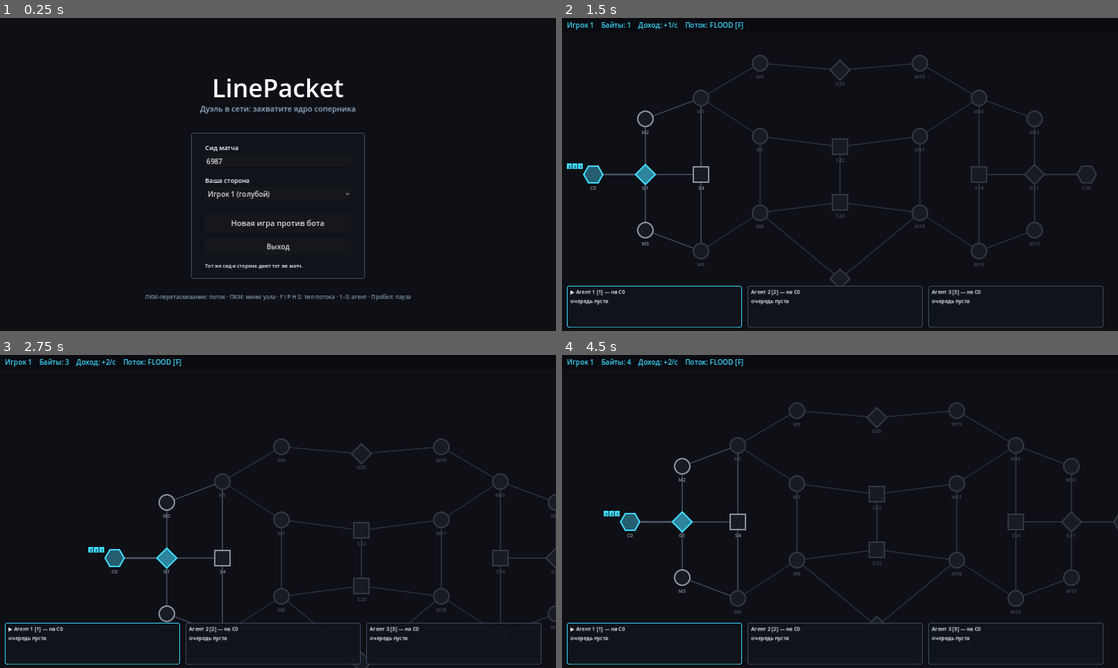
Above: before the commit, frames 1-4 (two rows, left to right).
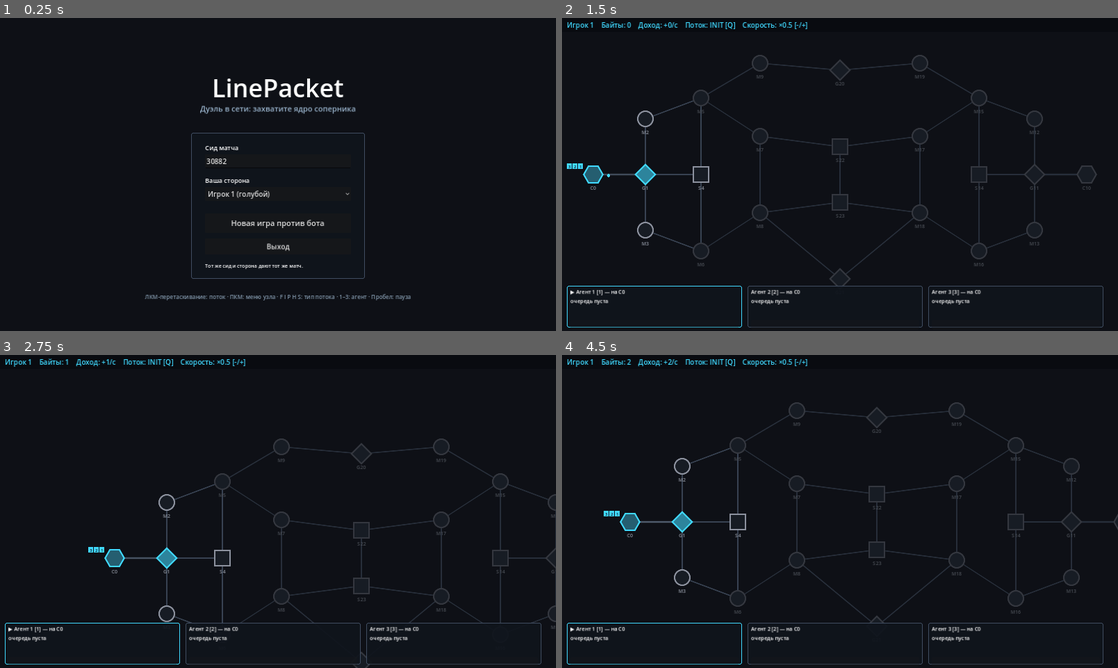
Above: after the commit, the same moments.

Repository: Todyas/LinePacket
Game: Godot game, scene res://view/menu.tscn
The game is run twice, just before and just after one commit, with the same random seed, the same clock (stepped at 60 frames per second) and the same inputs.
Inputs (mouse positions are in pixels of both pictures, inside the frame that each line leads up to):
- Up to frame 1 (0.25 s): no input
- Up to frame 2 (1.5 s): click "Новая игра против бота" at 0.5 s; tap Enter at 1.25 s; move the mouse to (962, 158) at 1.27 s; hold W from 1.28 s (still down); tap Q at 1.35 s; click (962, 158) at 1.42 s
- Up to frame 3 (2.75 s): tap Space at 1.52, 1.82 s; tap T at 1.55 s; release W at 2 s; drag from (166, 527) to (250, 574) at 2.02 s
- Up to frame 4 (4.5 s): tap Space at 2.75 s; move the mouse to (895, 442) at 2.77 s; hold W 2.78-3.5 s; tap R at 2.85 s; click (895, 442) at 2.92 s; tap E at 3.05 s; click "Продолжить (Пробел / Esc)" at 3.5 s; tap Enter at 4.25 s; drag from (812, 574) to (673, 464) at 4.27 s

The runs differ from the first frame. In frame 1, less than 0.1% of the frame differs, in the area x 37-41%, y 44-47%; in frame 2, 0.2%, in the area x 8-45%, y 1-51%; in frame 3, 0.2%; in frame 4, 0.2%.

Commit message:
Правки после первой игры: бот не лезет на чужую половину, клавиши QWERT, скорость, кольцевое меню

Diff:
--- a/ai/bot.gd
+++ b/ai/bot.gd
@@ -12,6 +12,7 @@
 var _threat: Dictionary = {}          # узел -> тик последней атаки по логу IDS
 var _last_scan: int = -100000
 var _dist_to_enemy_core: PackedInt32Array = PackedInt32Array()
+var _dist_to_my_core: PackedInt32Array = PackedInt32Array()
 var _enemy_core: int = -1
 var _started_attack: bool = false
 var _flow_since: Dictionary = {}      # id потока -> тик, когда бот впервые его увидел
@@ -27,7 +28,9 @@
 		if c != view.my_core():
 			_enemy_core = c
 	_dist_to_enemy_core.resize(view.node_count())
+	_dist_to_my_core.resize(view.node_count())
 	for n in view.node_count():
+		_dist_to_my_core[n] = view.hops(n, view.my_core())
 		_dist_to_enemy_core[n] = view.hops(n, _enemy_core) if _enemy_core >= 0 else 0
 
 ## Вызывается каждый тик; думает раз в think_ticks, со сдвигом по номеру игрока.
@@ -267,6 +270,9 @@
 			continue
 		if _skip_until.has(n) and v.tick() < int(_skip_until[n]):
 			continue
+		# Нейтралов на чужой половине карты не трогаем: бот тянется к врагу, но не лезет ему под нос.
+		if _dist_to_my_core[n] + int(prof["expand_enemy_gap"]) > _dist_to_enemy_core[n]:
+			continue
 		var src: int = _nearest_mine(mine, n)
 		if src < 0 or v.hops(src, n) > int(prof["expand_hops"]):
 			continue
--- a/defs/defs.gd
+++ b/defs/defs.gd
@@ -296,6 +296,10 @@
 const ACTIVATE_DISABLE_SOFT_TICKS: int = 400
 enum ActivateMode { TAKEOVER, DISABLE_SOFT }
 
+## --- Скорость игры (вид, не sim): доля реального времени, с которой идут тики ---
+const GAME_SPEEDS_PERCENT: Array = [25, 50, 100, 200]
+const GAME_SPEED_DEFAULT_INDEX: int = 1
+
 ## --- Бот (S7) ---
 
 ## Характер бота: числа поведения. Один уровень сложности.
@@ -307,6 +311,7 @@
 	"max_init_flows": 2,        # одновременных захватов нейтралов
 	"base_nodes": 4,            # сколько узлов держит без шлюзов
 	"nodes_per_gateway": 4,     # и сколько прибавляет на каждый шлюз
+	"expand_enemy_gap": 1,      # нейтрал берётся, только если он ближе к своему ядру, чем к вражескому, на столько хопов
 	"expand_hops": 2,           # насколько далеко от своих узлов тянется захват
 	"toward_enemy": 6,          # тяга расширения к чужому ядру (за хоп до него)
 	"scan_interval_s": 15,      # пауза между сканами
--- a/tests/test_bot.gd
+++ b/tests/test_bot.gd
@@ -96,11 +96,11 @@
 	# Оба бьют INIT в один нейтрал с равной скоростью: шкалы гасят друг друга. Бот должен уступить.
 	var w: World = TestMaps.build({
 		"name": "dispute", "players": 2,
-		"nodes": [TestMaps.node(0, "core", 0, 0, 0), TestMaps.node(1, "machine", 300, 0), TestMaps.node(2, "core", 600, 0, 1)],
-		"links": [TestMaps.link(0, 1), TestMaps.link(1, 2)],
+		"nodes": [TestMaps.node(0, "core", 0, 0, 0), TestMaps.node(1, "machine", 300, 0), TestMaps.node(2, "machine", 600, 0), TestMaps.node(3, "core", 900, 0, 1)],
+		"links": [TestMaps.link(0, 1), TestMaps.link(1, 2), TestMaps.link(2, 3)],
 	})
 	var bot := Bot.new(BotView.new(w, 0), 1)
-	w.submit(Command.start_flow(1, 0, 2, 1, Defs.PacketType.INIT, 12))
+	w.submit(Command.start_flow(1, 0, 3, 1, Defs.PacketType.INIT, 12))
 	for i in 20 * 25:
 		bot.act()
 		w.step()
--- a/tests/test_view_s2.gd
+++ b/tests/test_view_s2.gd
@@ -32,12 +32,12 @@
 	ic.world = TestMaps.pair(200)
 	ic.camera = CameraCtl.new()
 	var ev := InputEventKey.new()
-	ev.keycode = KEY_I
+	ev.keycode = KEY_Q
 	ev.pressed = true
 	ic._on_key(ev)
 	check_eq(ic.flow_type, Defs.PacketType.INIT)
 	var ev2 := InputEventKey.new()
-	ev2.keycode = KEY_S
+	ev2.keycode = KEY_T
 	ev2.pressed = true
 	ic._on_key(ev2)
 	check_eq(ic.flow_type, Defs.PacketType.SCAN)
--- a/tests/test_view_s3.gd
+++ b/tests/test_view_s3.gd
@@ -73,7 +73,10 @@
 		kinds.append(it["label"])
 	check(" | ".join(kinds).contains("Захватить"), " | ".join(kinds))
 	check(" | ".join(kinds).contains("Флуд"))
-	check(RingMenu.items_for(w, 0, -1, 2).is_empty(), "без выбранного своего узла потоков в меню нет")
+	var no_src: Array[String] = []
+	for it in RingMenu.items_for(w, 0, -1, 2):
+		no_src.append(it["label"])
+	check(not " | ".join(no_src).contains("Захватить"), "без источника потоков в items_for нет; источник подбирает source_for")
 	check(RingMenu.items_for(w, 0, 1, -1).is_empty())
 
 func test_apply_ring_item_sends_commands() -> void:
@@ -86,6 +89,7 @@
 	ic.ring_target = 1
 	ic.apply_item({"label": "x", "kind": "task", "task": Defs.TaskKind.SET_KEYS, "arg": 0})
 	ic.ring_target = 2
+	ic.ring_source = 1
 	ic.apply_item({"label": "y", "kind": "flow", "flow_type": Defs.PacketType.INIT})
 	w.step()
 	check_eq(Agents.agent_of(w, 0, 2).queue.size(), 1)
--- a/tests/test_view_s4.gd
+++ b/tests/test_view_s4.gd
@@ -62,7 +62,7 @@
 	check(EndScreen.text_for(w, 1).contains("ПОБЕДА"))
 
 func test_hud_names_payload_mode() -> void:
-	check_eq(Hud.flow_type_name(Defs.PacketType.PAYLOAD), "PAYLOAD [P]")
+	check_eq(Hud.flow_type_name(Defs.PacketType.PAYLOAD), "PAYLOAD [E]")
 
 func test_attack_meters_and_end_screen_draw_without_errors() -> void:
 	var w: World = TestMaps.siege()
--- a/tests/test_view_s6.gd
+++ b/tests/test_view_s6.gd
@@ -45,11 +45,11 @@
 	ic.world = TestMaps.siege()
 	ic.camera = CameraCtl.new()
 	var ev := InputEventKey.new()
-	ev.keycode = KEY_H
+	ev.keycode = KEY_R
 	ev.pressed = true
 	ic._on_key(ev)
 	check_eq(ic.flow_type, Defs.PacketType.PAYLOAD_HIDDEN)
-	check_eq(Hud.flow_type_name(Defs.PacketType.PAYLOAD_HIDDEN), "СКРЫТЫЙ [H]")
+	check_eq(Hud.flow_type_name(Defs.PacketType.PAYLOAD_HIDDEN), "СКРЫТЫЙ [R]")
 	ic.camera.free()
 	ic.free()
 
--- a/tests/test_view_s8.gd
+++ b/tests/test_view_s8.gd
@@ -89,6 +89,7 @@
 	var main: Node = load("res://view/main.tscn").instantiate()
 	Engine.get_main_loop().root.add_child(main)
 	await Engine.get_main_loop().process_frame
+	main.set_speed_index(2)
 	check(not main.paused)
 	main.input_ctl._on_key(_key(KEY_SPACE))
 	check(main.paused, "пробел ставит паузу")
@@ -117,7 +118,7 @@
 	await Engine.get_main_loop().process_frame
 	main.set_paused(true)
 	var ev := InputEventKey.new()
-	ev.keycode = KEY_S
+	ev.keycode = KEY_T
 	ev.pressed = true
 	main.input_ctl._on_key(ev)
 	check(main.input_ctl.flow_type != Defs.PacketType.SCAN, "в паузе режимы не меняются")
@@ -127,6 +128,7 @@
 	var main: Node = load("res://view/main.tscn").instantiate()
 	Engine.get_main_loop().root.add_child(main)
 	await Engine.get_main_loop().process_frame
+	main.set_speed_index(2)
 	check(main.bot != null, "бот создан")
 	for i in 600:
 		main._process(0.05)
@@ -161,3 +163,73 @@
 	check(t.contains("2:05"), t)
 	check(t.contains("захватов 3"), t)
 	check(t.contains("заработано 77"), t)
+
+func test_speed_keys_scale_tick_rate() -> void:
+	var main: Node = load("res://view/main.tscn").instantiate()
+	Engine.get_main_loop().root.add_child(main)
+	await Engine.get_main_loop().process_frame
+	main.set_speed_index(2)
+	var t0: int = main.world.tick
+	for i in 20:
+		main._process(0.05)
+	var full: int = main.world.tick - t0
+	main.input_ctl._on_key(_key(KEY_MINUS))
+	check_eq(main.speed_percent, 50, "минус замедляет")
+	t0 = main.world.tick
+	for i in 20:
+		main._process(0.05)
+	var half: int = main.world.tick - t0
+	check(half * 2 <= full + 1 and half * 2 >= full - 1, "вдвое медленнее: %d против %d" % [half, full])
+	main.input_ctl._on_key(_key(KEY_EQUAL))
+	main.input_ctl._on_key(_key(KEY_EQUAL))
+	check_eq(main.speed_percent, 200)
+	main.input_ctl._on_key(_key(KEY_EQUAL))
+	check_eq(main.speed_percent, 200, "быстрее максимума не бывает")
+	check(Hud.text_for(main.world, 0, Defs.PacketType.FLOOD, 50).contains("×0.5"))
+	GameConfig.speed_index = Defs.GAME_SPEED_DEFAULT_INDEX
+	main.queue_free()
+
+func test_ring_menu_does_not_depend_on_selection() -> void:
+	# ПКМ по узлу даёт одно и то же, выбран ли какой-то узел левой кнопкой или нет.
+	var w: World = TestMaps.scout()
+	w.players[0].bank = 100
+	for tgt in w.nodes.size():
+		var a: Array[String] = []
+		var b: Array[String] = []
+		for item in RingMenu.items_for(w, 0, RingMenu.source_for(w, 0, -1, tgt), tgt):
+			a.append(item["label"])
+		for item in RingMenu.items_for(w, 0, RingMenu.source_for(w, 0, 0, tgt), tgt):
+			b.append(item["label"])
+		check(not a.is_empty(), "меню для узла %d не пустое" % tgt)
+		if tgt != 0:
+			check_eq(a, b, "узел %d" % tgt)
+
+func test_ring_menu_has_flow_items_without_selection() -> void:
+	var w: World = TestMaps.scout()
+	var src: int = RingMenu.source_for(w, 0, -1, 1)
+	check_eq(src, 0, "ближайший свой к цели")
+	var labels: Array[String] = []
+	for item in RingMenu.items_for(w, 0, src, 1):
+		labels.append(item["label"])
+	check(labels.any(func(l: String) -> bool: return l.begins_with("Захватить")), str(labels))
+
+func test_ring_menu_explains_empty_cases() -> void:
+	var w: World = TestMaps.scout()
+	var far: Array[Dictionary] = RingMenu.items_for(w, 0, 0, 3)
+	check(not far.is_empty())
+	var sw: World = TestMaps.diamond()
+	for item in RingMenu.items_for(w, 0, 0, 3):
+		check(Hints.ring_item(item) != "")
+	check(sw != null)
+
+func test_bot_does_not_expand_onto_enemy_half() -> void:
+	var w: World = MapLoader.load_file("res://maps/duel.json", 3)["world"]
+	var bot := Bot.new(BotView.new(w, 1), 3)
+	for i in 20 * 120:
+		bot.act()
+		w.step()
+	var mine_core: int = w.players[1].core_node
+	var their_core: int = w.players[0].core_node
+	for n in w.nodes:
+		if n.owner == 1:
+			check(Knowledge.hops(w, n.id, mine_core) < Knowledge.hops(w, n.id, their_core), "%s на чужой половине" % Names.node_label(n))
--- a/tools/flow_check.gd
+++ b/tools/flow_check.gd
@@ -30,6 +30,7 @@
 			print("FLOW FAIL: сцена матча не загрузилась")
 			quit(1)
 			return true
+		_main.set_speed_index(2)
 		_stage = 2
 	elif _stage == 2:
 		for i in 400:
--- a/view/end_screen.gd
+++ b/view/end_screen.gd
@@ -22,15 +22,17 @@
 	_label.add_theme_font_size_override("font_size", 22)
 	_panel.add_child(_label)
 	_button = Button.new()
-	_button.text = "Сыграть ещё раз"
+	_button.text = "Сыграть ещё раз (новый сид)"
 	_button.position = Vector2(60, 296)
-	_button.size = Vector2(220, 44)
-	_button.pressed.connect(func() -> void: get_tree().reload_current_scene())
+	_button.size = Vector2(240, 44)
+	_button.pressed.connect(func() -> void:
+		GameConfig.seed_value = GameConfig.fresh_seed()   # новый сид: бот каждый раз играет по-другому
+		get_tree().reload_current_scene())
 	_panel.add_child(_button)
 	_menu_button = Button.new()
 	_menu_button.text = "В главное меню"
-	_menu_button.position = Vector2(320, 296)
-	_menu_button.size = Vector2(220, 44)
+	_menu_button.position = Vector2(330, 296)
+	_menu_button.size = Vector2(240, 44)
 	_menu_button.pressed.connect(func() -> void: get_tree().change_scene_to_file("res://view/menu.tscn"))
 	_panel.add_child(_menu_button)
 	_panel.visible = false
--- a/view/game_config.gd
+++ b/view/game_config.gd
@@ -17,3 +17,12 @@
 		return fallback
 	var v: int = absi(t.to_int())
 	return clampi(v, 1, SEED_MAX)
+
+## Индекс скорости в Defs.GAME_SPEEDS_PERCENT; помнится между матчами.
+static var speed_index: int = Defs.GAME_SPEED_DEFAULT_INDEX
+
+## Случайный сид для нового матча. Вид и меню не входят в sim, здесь случайность допустима.
+static func fresh_seed() -> int:
+	var r := RandomNumberGenerator.new()
+	r.randomize()
+	return r.randi_range(1, 99999)
--- a/view/hints.gd
+++ b/view/hints.gd
@@ -63,6 +63,8 @@
 ## Подсказка к пункту кольцевого меню.
 static func ring_item(item: Dictionary) -> String:
 	match String(item.get("kind", "")):
+		"info":
+			return String(item.get("hint", ""))
 		"task":
 			return task(int(item["task"]), int(item.get("arg", 0)))
 		"flow":
@@ -79,7 +81,7 @@
 	var lines: Array[String] = []
 	var lvl: int = Knowledge.level(w, viewer, node_id) if viewer >= 0 else Knowledge.Level.OBSERVED
 	if lvl == Knowledge.Level.SILHOUETTE:
-		return "%s: %s\nНеизвестно. Скан (клавиша S) покажет." % [Names.node_label(n), Names.node_type(n.type)]
+		return "%s: %s\nНеизвестно. Скан (клавиша T) покажет." % [Names.node_label(n), Names.node_type(n.type)]
 	var owner_id: int = Knowledge.owner_of(w, viewer, node_id) if viewer >= 0 else n.owner
 	lines.append("%s: %s, %s" % [Names.node_label(n), Names.node_type(n.type), Names.owner_name(owner_id)])
 	match n.type:
--- a/view/hover_tip.gd
+++ b/view/hover_tip.gd
@@ -68,7 +68,7 @@
 static func text_at(w: World, viewer: int, player: int, screen_pos: Vector2, world_pos: Vector2, zoom: float,
 		flow_type: int, selected_node: int) -> String:
 	if screen_pos.y < HUD_HEIGHT:
-		return "Тип потока для перетаскивания. Сменить: F, I, P, H, S.\n" + Hints.packet_type(flow_type)
+		return "Тип потока для перетаскивания. Сменить: Q W E R T.\n" + Hints.packet_type(flow_type)
 	if screen_pos.y >= AGENT_TOP:
 		var i: int = int((screen_pos.x - 14.0) / 520.0)
 		if i < 0 or i >= Defs.AGENTS_PER_PLAYER:
--- a/view/hud.gd
+++ b/view/hud.gd
@@ -6,6 +6,7 @@
 var world: World
 var player: int = 0
 var input_ctl: InputCtl
+var speed_percent: int = 100
 
 func _ready() -> void:
 	layer = 5
@@ -24,23 +25,26 @@
 	if world == null:
 		return
 	var t: int = input_ctl.flow_type if input_ctl != null else Defs.PacketType.FLOOD
-	label.text = text_for(world, player, t)
+	label.text = text_for(world, player, t, speed_percent)
 	label.add_theme_color_override("font_color", Palette.of_owner(player))
 
 static func flow_type_name(t: int) -> String:
 	match t:
 		Defs.PacketType.FLOOD:
-			return "FLOOD [F]"
+			return "FLOOD [W]"
 		Defs.PacketType.INIT:
-			return "INIT [I]"
+			return "INIT [Q]"
 		Defs.PacketType.PAYLOAD:
-			return "PAYLOAD [P]"
+			return "PAYLOAD [E]"
 		Defs.PacketType.PAYLOAD_HIDDEN:
-			return "СКРЫТЫЙ [H]"
+			return "СКРЫТЫЙ [R]"
 		Defs.PacketType.SCAN:
-			return "SCAN [S]"
+			return "SCAN [T]"
 	return "?"
 
-static func text_for(w: World, player: int, flow_type: int) -> String:
+static func text_for(w: World, player: int, flow_type: int, speed: int = -1) -> String:
 	var p: PlayerState = w.players[player]
-	return "Игрок %d    Байты: %d    Доход: +%d/с    Поток: %s" % [player + 1, p.bank, p.income_per_s(), flow_type_name(flow_type)]
+	var txt: String = "Игрок %d    Байты: %d    Доход: +%d/с    Поток: %s" % [player + 1, p.bank, p.income_per_s(), flow_type_name(flow_type)]
+	if speed > 0:
+		txt += "    Скорость: ×%s [-/+]" % ("%.2f" % (float(speed) / 100.0)).rstrip("0").rstrip(".")
+	return txt
--- a/view/input_ctl.gd
+++ b/view/input_ctl.gd
@@ -18,18 +18,29 @@
 var mouse_world: Vector2 = Vector2.ZERO
 var _panning: bool = false
 var ring_target: int = -1
+## Узел, с которого пойдут потоки из меню: выбранный свой или ближайший свой к цели.
+var ring_source: int = -1
 ## Пауза: ввод в мир заморожен, работают только Пробел и Esc (снять паузу).
 var paused: bool = false
 
 signal pause_toggled
+signal speed_step(dir: int)
 
+## Типы потоков на левой руке: Q W E R T.
 const MODE_KEYS: Dictionary = {
-	KEY_F: Defs.PacketType.FLOOD,
-	KEY_I: Defs.PacketType.INIT,
-	KEY_P: Defs.PacketType.PAYLOAD,
-	KEY_H: Defs.PacketType.PAYLOAD_HIDDEN,
-	KEY_S: Defs.PacketType.SCAN,
+	KEY_Q: Defs.PacketType.INIT,
+	KEY_W: Defs.PacketType.FLOOD,
+	KEY_E: Defs.PacketType.PAYLOAD,
+	KEY_R: Defs.PacketType.PAYLOAD_HIDDEN,
+	KEY_T: Defs.PacketType.SCAN,
 }
+
+## Подпись клавиши типа потока.
+static func key_label(ptype: int) -> String:
+	for k in MODE_KEYS:
+		if MODE_KEYS[k] == ptype:
+			return OS.get_keycode_string(k)
+	return "?"
 
 func _unhandled_input(event: InputEvent) -> void:
 	if world == null:
@@ -48,6 +59,10 @@
 	elif event is InputEventKey:
 		_on_key(event as InputEventKey)
 
+## Радиус попадания по узлу постоянен на экране, при любом масштабе камеры.
+func _hit_radius() -> float:
+	return NODE_HIT_RADIUS / camera.zoom.x
+
 func _on_button(mb: InputEventMouseButton) -> void:
 	mouse_world = camera.screen_to_world(mb.position)
 	match mb.button_index:
@@ -56,7 +71,7 @@
 				if ring != null and ring.is_open:
 					ring.close()
 				_press_pos = mb.position
-				var nid: int = Picking.hit_node(world, mouse_world, NODE_HIT_RADIUS)
+				var nid: int = Picking.hit_node(world, mouse_world, _hit_radius())
 				if nid >= 0 and world.nodes[nid].owner == local_player:
 					drag_from = nid
 				else:
@@ -65,20 +80,21 @@
 				_panning = false
 				var is_click: bool = mb.position.distance_to(_press_pos) < 6.0
 				if drag_from >= 0:
-					var target: int = Picking.hit_node(world, mouse_world, NODE_HIT_RADIUS)
+					var target: int = Picking.hit_node(world, mouse_world, _hit_radius())
 					if target >= 0 and target != drag_from:
 						_finish_drag()
 					else:
 						selected_node = drag_from
 				elif is_click:
-					selected_node = Picking.hit_node(world, mouse_world, NODE_HIT_RADIUS)
+					selected_node = Picking.hit_node(world, mouse_world, _hit_radius())
 				drag_from = -1
 			queue_redraw()
 		MOUSE_BUTTON_RIGHT:
 			if mb.pressed and ring != null:
-				var tgt: int = Picking.hit_node(world, mouse_world, NODE_HIT_RADIUS)
-				var items: Array[Dictionary] = RingMenu.items_for(world, local_player, selected_node, tgt)
+				var tgt: int = Picking.hit_node(world, mouse_world, _hit_radius())
 				ring_target = tgt
+				ring_source = RingMenu.source_for(world, local_player, selected_node, tgt)
+				var items: Array[Dictionary] = RingMenu.items_for(world, local_player, ring_source, tgt)
 				ring.open(mb.position, items)
 		MOUSE_BUTTON_MIDDLE:
 			_panning = mb.pressed
@@ -90,7 +106,7 @@
 				_wheel(mb.position, -1)
 
 func _finish_drag() -> void:
-	var target: int = Picking.hit_node(world, mouse_world, NODE_HIT_RADIUS)
+	var target: int = Picking.hit_node(world, mouse_world, _hit_radius())
 	if target >= 0 and target != drag_from:
 		submit(Command.start_flow(local_player, world.tick, drag_from, target, flow_type, flow_rate_for(flow_type)))
 
@@ -109,6 +125,12 @@
 		return
 	if k.keycode == KEY_SPACE:
 		pause_toggled.emit()
+		return
+	if k.keycode == KEY_MINUS or k.keycode == KEY_KP_SUBTRACT:
+		speed_step.emit(-1)
+		return
+	if k.keycode == KEY_EQUAL or k.keycode == KEY_KP_ADD:
+		speed_step.emit(1)
 		return
 	if paused:
 		if k.keycode == KEY_ESCAPE:
@@ -157,8 +179,8 @@
 		submit(Command.queue_task(local_player, world.tick, selected_agent, int(item["task"]), ring_target, int(item["arg"])))
 	elif item["kind"] == "activate":
 		submit(Command.activate(local_player, world.tick, ring_target, int(item["mode"])))
-	elif item["kind"] == "flow" and selected_node >= 0:
-		submit(Command.start_flow(local_player, world.tick, selected_node, ring_target, int(item["flow_type"]), flow_rate_for(int(item["flow_type"]))))
+	elif item["kind"] == "flow" and ring_source >= 0:
+		submit(Command.start_flow(local_player, world.tick, ring_source, ring_target, int(item["flow_type"]), flow_rate_for(int(item["flow_type"]))))
 
 func submit(cmd: Command) -> void:
 	world.submit(cmd)
@@ -167,7 +189,7 @@
 	if world == null or drag_from < 0:
 		return
 	var n: NodeState = world.nodes[drag_from]
-	var target: int = Picking.hit_node(world, mouse_world, NODE_HIT_RADIUS)
+	var target: int = Picking.hit_node(world, mouse_world, _hit_radius())
 	var col: Color = Palette.of_owner(local_player)
 	var end: Vector2 = mouse_world
 	if target >= 0 and target != drag_from:
--- a/view/main.gd
+++ b/view/main.gd
@@ -22,6 +22,7 @@
 ## Бот ведёт сторону, противоположную человеку. F2 (debug) отключает его.
 var bot: Bot
 var paused: bool = false
+var speed_percent: int = Defs.GAME_SPEEDS_PERCENT[GameConfig.speed_index]
 ## Туман войны; в debug-сборке клавиша F4 включает всеведущий взгляд для отладки.
 var fog_enabled: bool = true
 var local_player: int = GameConfig.player_side
@@ -99,9 +100,16 @@
 	add_child(pause_screen)
 	pause_screen.resume_requested.connect(set_paused.bind(false))
 	pause_screen.menu_requested.connect(func() -> void: get_tree().change_scene_to_file("res://view/menu.tscn"))
+	input_ctl.speed_step.connect(func(dir: int) -> void: set_speed_index(GameConfig.speed_index + dir))
+	hud.speed_percent = speed_percent
 	input_ctl.pause_toggled.connect(func() -> void:
 		if world.winner < 0:
 			set_paused(not paused))
+
+func set_speed_index(i: int) -> void:
+	GameConfig.speed_index = clampi(i, 0, Defs.GAME_SPEEDS_PERCENT.size() - 1)
+	speed_percent = int(Defs.GAME_SPEEDS_PERCENT[GameConfig.speed_index])
+	hud.speed_percent = speed_percent
 
 func set_paused(value: bool) -> void:
 	paused = value
@@ -123,7 +131,7 @@
 		return
 	if paused:
 		return
-	_acc += delta
+	_acc += delta * float(speed_percent) / 100.0
 	var step_s: float = 1.0 / float(Defs.TICK_HZ)
 	var guard: int = 0
 	while _acc >= step_s and guard < 5:
--- a/view/menu.gd
+++ b/view/menu.gd
@@ -33,7 +33,7 @@
 	seed_edit = LineEdit.new()
 	seed_edit.position = Vector2(40, 62)
 	seed_edit.size = Vector2(420, 40)
-	seed_edit.text = str(_fresh_seed())
+	seed_edit.text = str(GameConfig.fresh_seed())
 	seed_edit.add_theme_font_size_override("font_size", 20)
 	panel.add_child(seed_edit)
 	_add_label(panel, "Ваша сторона", Vector2(40, 124))
@@ -75,12 +75,6 @@
 	l.add_theme_font_size_override("font_size", font)
 	parent.add_child(l)
 
-## Случайный сид — вид и меню не входят в sim, здесь случайность допустима.
-static func _fresh_seed() -> int:
-	var r := RandomNumberGenerator.new()
-	r.randomize()
-	return r.randi_range(1, 99999)
-
 func apply_config() -> void:
 	GameConfig.seed_value = GameConfig.parse_seed(seed_edit.text, 1)
 	GameConfig.player_side = side_pick.selected
--- a/view/node_card.gd
+++ b/view/node_card.gd
@@ -36,7 +36,7 @@
 	if viewer >= 0:
 		var lvl: int = Knowledge.level(w, viewer, node_id)
 		if lvl == Knowledge.Level.SILHOUETTE:
-			return "%s — %s\nДанных нет: узел за пределами видимости.\nСкан (клавиша S, ПКМ) покажет его состояние." % [Names.node_label(w.nodes[node_id]), Names.node_type(w.nodes[node_id].type)]
+			return "%s — %s\nДанных нет: узел за пределами видимости.\nСкан (клавиша T, ПКМ) покажет его состояние." % [Names.node_label(w.nodes[node_id]), Names.node_type(w.nodes[node_id].type)]
 		if lvl == Knowledge.Level.SNAPSHOT:
 			return _snapshot_text(w, node_id, viewer)
 	var n: NodeState = w.nodes[node_id]
--- a/view/ring_menu.gd
+++ b/view/ring_menu.gd
@@ -7,8 +7,40 @@
 var _buttons: Array[Button] = []
 var is_open: bool = false
 
+## С какого узла пойдут потоки из меню: выбранный свой узел, а если выбора нет, то ближайший к цели свой (по линкам).
+## Так меню не зависит от того, успел ли игрок кликнуть по узлу левой кнопкой.
+static func source_for(w: World, player: int, selected_node: int, target: int) -> int:
+	if target < 0:
+		return selected_node
+	if selected_node >= 0 and selected_node != target and w.nodes[selected_node].owner == player:
+		return selected_node
+	var best: int = -1
+	var best_hops: int = 1000000
+	for n in w.nodes:
+		if n.owner != player or n.id == target:
+			continue
+		var h: int = Knowledge.hops(w, n.id, target)
+		if h >= 0 and h < best_hops:
+			best_hops = h
+			best = n.id
+	return best
+
 ## Пункты меню: [{label, kind: "task"|"flow", task: вид, arg, flow_type}]. Чистая функция — тестируется без сцены.
 static func items_for(w: World, player: int, selected_node: int, target: int) -> Array[Dictionary]:
+	var items: Array[Dictionary] = _collect(w, player, selected_node, target)
+	if items.is_empty() and target >= 0:
+		items.append(_info_item(w, player, target))
+	return items
+
+static func _info_item(w: World, player: int, target: int) -> Dictionary:
+	var t: NodeState = w.nodes[target]
+	if t.type == Defs.NodeType.SWITCH:
+		return {"label": "Свич: действий нет", "kind": "info", "hint": "Свич ничей, только пересылает пакеты."}
+	if Knowledge.owner_of(w, player, target) == Knowledge.UNKNOWN_OWNER:
+		return {"label": "Нет данных: нужен скан", "kind": "info", "hint": "Узел вне видимости. Скан (T) достаёт на %d хопа от вашего узла." % Defs.SCAN_MAX_HOPS}
+	return {"label": "Действий нет", "kind": "info", "hint": "Для этого узла сейчас нечего делать."}
+
+static func _collect(w: World, player: int, selected_node: int, target: int) -> Array[Dictionary]:
 	var items: Array[Dictionary] = []
 	if target < 0:
 		return items
@@ -76,7 +108,10 @@
 		b.text = items[i]["label"]
 		b.size = Vector2(210, 32)
 		b.tooltip_text = Hints.ring_item(items[i])
-		b.position = screen_pos + Vector2(cos(ang) * rx, sin(ang) * ry) - b.size * 0.5
+		var pos: Vector2 = screen_pos + Vector2(cos(ang) * rx, sin(ang) * ry) - b.size * 0.5
+		# Меню целиком остаётся на экране, даже если открыто у края.
+		b.position = Vector2(clampf(pos.x, 4.0, 1600.0 - b.size.x - 4.0), clampf(pos.y, 44.0, 900.0 - b.size.y - 4.0))
+		b.disabled = items[i]["kind"] == "info"
 		var item: Dictionary = items[i]
 		b.pressed.connect(func() -> void:
 			chosen.emit(item)
Not shown, changed: docs/DEVLOG.md
